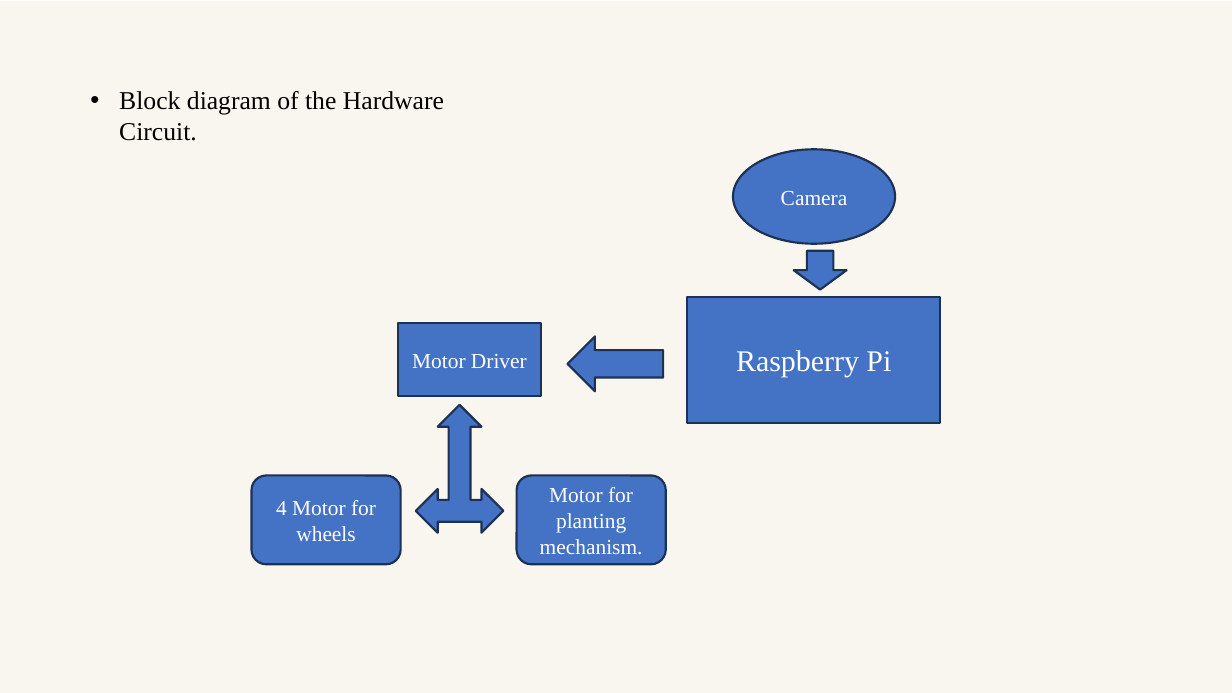
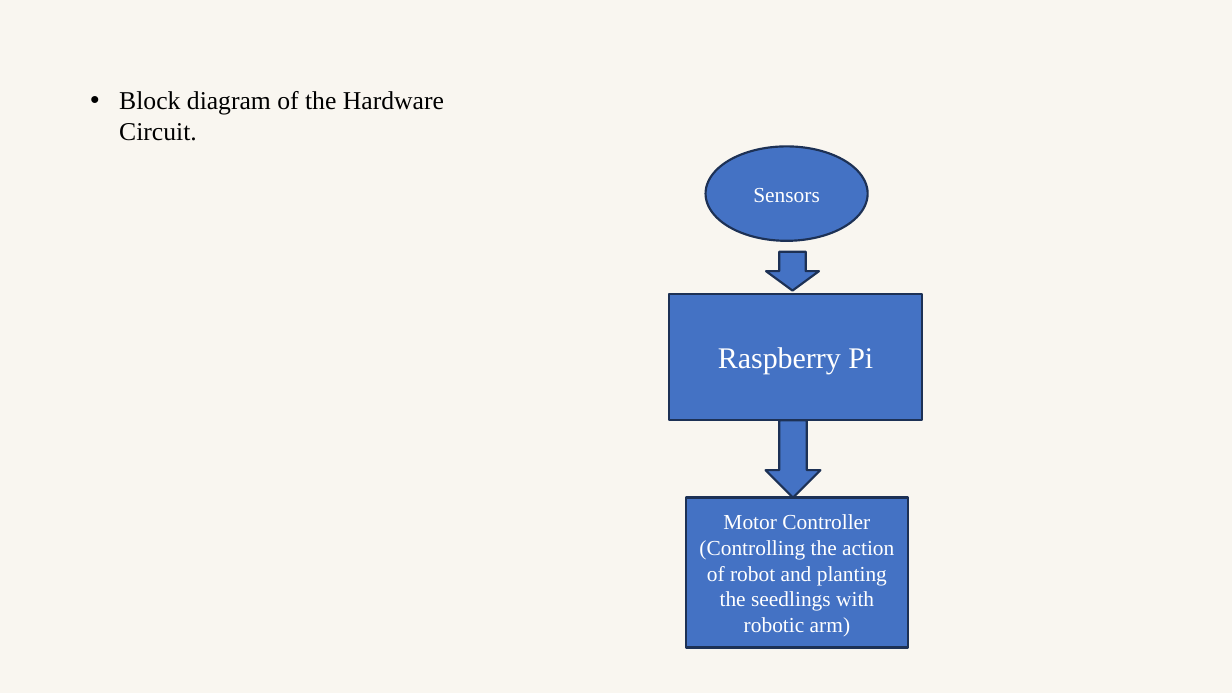
Before and after one commit to Vaibhav-1308/Agribot-Plantation-and-AI-Driven-Quality-Insights, a slide deck: slide 11 of PPT Competition edited.pptx. Drawn at 1232x693 pixels with LibreOffice and Linux fonts; fonts in the diff are those of the drawing. Boxes give left, top, right and bottom in pixels: in the first picture for what was removed or moved away, otherwise in the second. Text is boxed around its words. In the diff, an @@ line names an element or a change of style, - is before the commit and + after.

```diff
--- a/PPT Competition edited.pptx
+++ b/PPT Competition edited.pptx
@@ ellipse "Sensors": place and size @@
-ellipse "Sensors" at bbox=[733, 149, 896, 244]
+ellipse "Sensors" at bbox=[705, 146, 868, 241]
@@ text in ellipse at bbox=[753, 188, 820, 202]: text changed @@
-Camera
+Sensors
@@ down arrow: place and size @@
-down arrow at bbox=[794, 251, 847, 290]
+down arrow at bbox=[766, 252, 819, 290]
@@ rectangle "Raspberry Pi": place and size @@
-rectangle "Raspberry Pi" at bbox=[688, 296, 940, 423]
+rectangle "Raspberry Pi" at bbox=[669, 293, 922, 420]
@@ left right up arrow removed at bbox=[416, 405, 504, 533] @@
@@ left arrow at bbox=[766, 420, 820, 497]: rotation 0 to 270 degrees @@
@@ rounded rectangle removed at bbox=[252, 475, 401, 564] @@
-4 Motor for wheels
@@ rounded rectangle removed at bbox=[517, 475, 666, 564] @@
-Motor for planting mechanism.
@@ rectangle "Motor Controller (Controlling the action ...": place and size @@
-rectangle "Motor Controller (Controlling the action ..." at bbox=[398, 323, 541, 397]
+rectangle "Motor Controller (Controlling the action ..." at bbox=[686, 497, 909, 648]
@@ text in rectangle at bbox=[699, 514, 894, 636]: text changed @@
-Motor Driver
+Motor Controller (Controlling the action of robot and planting the seedlings with robotic arm)
```
Also in this commit, not shown: 3 other slides changed, 11 other files.
